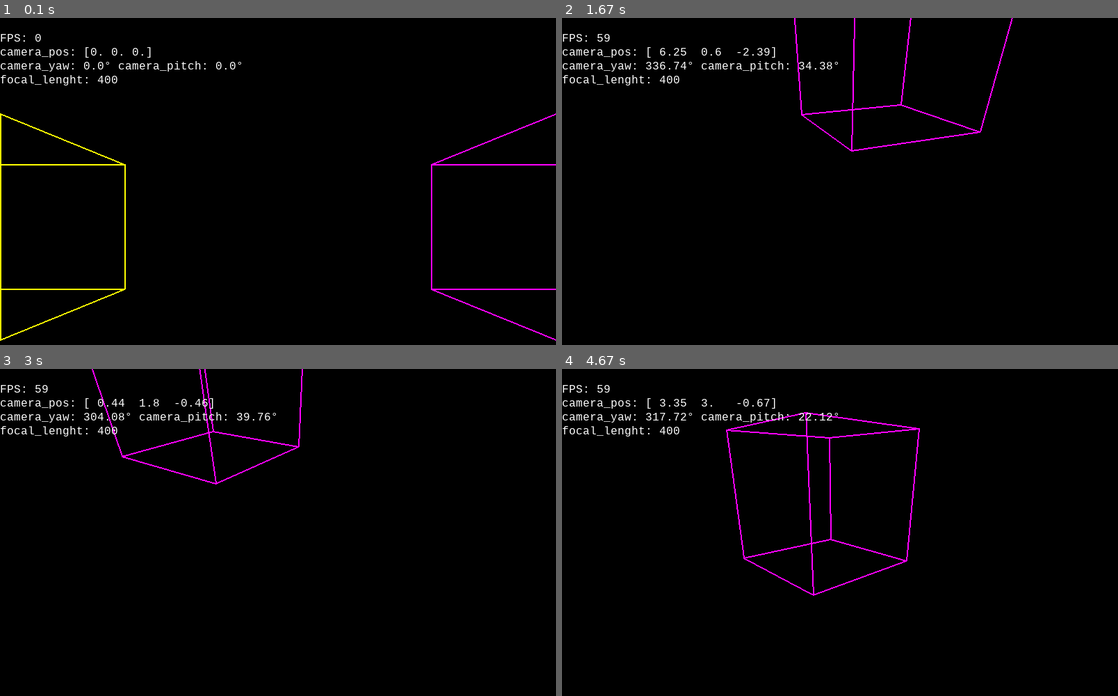
Above: before the commit, frames 1-4 (two rows, left to right).
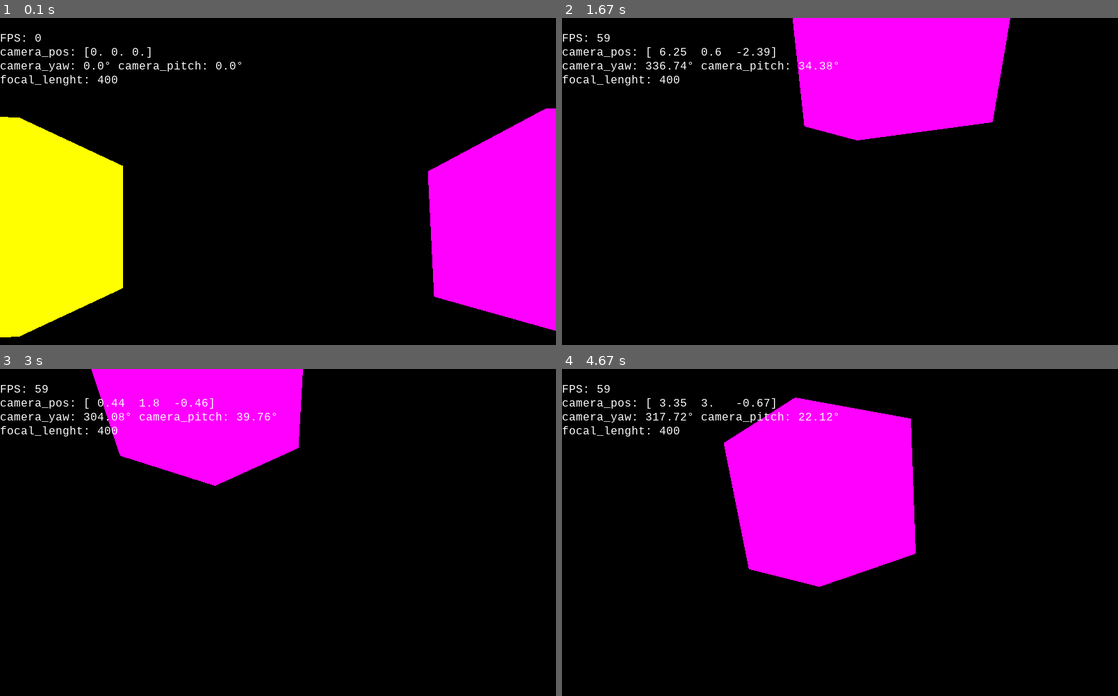
Above: after the commit, the same moments.

Repository: DoubleCitizen/pygame_3d_engine
Game: pygame game, started from main.py
The game is run twice, just before and just after one commit, with the same random seed, the same clock (stepped at 60 frames per second) and the same inputs.
Inputs (mouse positions are in pixels of both pictures, inside the frame that each line leads up to):
- Up to frame 1 (0.1 s): no input
- Up to frame 2 (1.67 s): hold D 0.33-0.8 s; move the mouse to (817, 246) at 0.37 s; hold W 0.83-1.13 s; move the mouse to (1017, 214) at 0.87 s; tap Space at 0.9, 1.23, 1.53 s; tap Shift at 0.98 s; hold D 1.17-1.63 s; move the mouse to (706, 230) at 1.2 s
- Up to frame 3 (3 s): hold A 1.67-2.2 s; move the mouse to (105, 516) at 1.7 s; tap Space at 1.73, 2.03, 2.3, 2.63, 2.93 s; hold S 2.23-2.53 s; move the mouse to (361, 431) at 2.27 s; tap Shift at 2.38 s; hold A 2.57-2.97 s; move the mouse to (344, 614) at 2.6 s
- Up to frame 4 (4.67 s): hold W 3-3.37 s; move the mouse to (851, 437) at 3.03 s; tap Space at 3.07, 3.47, 3.77, 4.13, 4.53 s; hold D 3.4-4.03 s; move the mouse to (639, 565) at 3.43 s; tap Shift at 3.55 s; hold S 4.07-4.43 s; move the mouse to (845, 620) at 4.1 s; hold A from 4.47 s (still down); move the mouse to (823, 506) at 4.5 s

The runs differ from the first frame. In frame 1, 24% of the frame differs, in the area x 0-100%, y 27-99%; in frame 2, 12%; in frame 3, 10%; in frame 4, 15%.

Commit message:
Add rotation functionality to Cube objects and update rendering for faces

Diff:
--- a/main.py
+++ b/main.py
@@ -182,7 +182,9 @@
     # POINTS_COORDS7 += camera_velocity
     # POINTS_COORDS8 += camera_velocity
     renderer_3d.draw_object(cube1, screen, FOCAL, camera_pos, camera_yaw, camera_pitch)
+    cube1.rotate_in(my_math.grad2rad(1))
     renderer_3d.draw_object(cube2, screen, FOCAL, camera_pos, camera_yaw, camera_pitch)
+    cube2.rotate_in(0, my_math.grad2rad(1))
 
     fps_text = f"FPS: {int(clock.get_fps())}"
     camera_pos_text = f"camera_pos: {np.round(camera_pos, 2)}"
--- a/objects/base_objects.py
+++ b/objects/base_objects.py
@@ -1,14 +1,23 @@
 import numpy as np
+import copy
 
 class BaseObjects3D:
     def __init__(self, color: np.ndarray):
         self._is_created = False
         self._color = color
         self._coords3d: list[np.ndarray] = []
+        self._coords3d_etalon: list[np.ndarray] = []
         self._edges: tuple[tuple] = ()
+        self._faces: tuple[tuple] = ()
+        self._yaw: float = 0
+        self._pitch: float = 0
+        self._center: float = 0
 
     def get_edges(self) -> tuple[tuple]:
         return self._edges
+
+    def get_faces(self) -> tuple[tuple]:
+        return self._faces
 
     def get_color(self) -> np.ndarray:
         return self._color
@@ -16,8 +25,37 @@
     def get_pos3d(self) -> tuple[np.ndarray]:
         if not self._is_created:
             self._create()
+            if not self._coords3d_etalon:
+                self._coords3d_etalon = copy.deepcopy(self._coords3d)
             self._is_created = True
         return self._coords3d
 
+    def set_rotate(self, yaw, pitch):
+        self._yaw = yaw
+        self._pitch = pitch
+        for i in range(len(self._coords3d_etalon)):
+            Pworld = self._coords3d_etalon[i]
+            Plocal = Pworld - self._center
+            X, Y, Z = Plocal
+            # Вращение влево-вправо
+            X_new = X * np.cos(yaw) - Z * np.sin(yaw)
+            Z_new = X * np.sin(yaw) + Z * np.cos(yaw)
+            X, Z = X_new, Z_new
+
+            # Вращение вверх-вниз
+            Y_new = Y * np.cos(pitch) - Z * np.sin(pitch)
+            Z_new = Y * np.sin(pitch) + Z * np.cos(pitch)
+            Y, Z = Y_new, Z_new
+
+            Pworld_new = np.array([X, Y, Z], dtype=float) + self._center
+
+            # self._coords3d[i] = np.array([X, Y, Z], dtype=float)
+            self._coords3d[i] = Pworld_new
+
+    def rotate_in(self, yaw: float = 0, pitch: float = 0):
+        self._yaw += yaw
+        self._pitch += pitch
+        self.set_rotate(self._yaw, self._pitch)
+
     def _create(self):
         pass
--- a/objects/cube.py
+++ b/objects/cube.py
@@ -23,5 +23,6 @@
             self._coords3d.append(np.array([+x0, +x0, +x0], dtype=float) + self._center)
 
             self._edges = ((0, 1), (1, 3), (3, 2), (0, 2), (4, 5), (5, 7), (7, 6), (4, 6), (0, 4), (1, 5), (2, 6), (3, 7))
+            self._faces = ((0, 1, 3, 2), (4, 5, 7, 6), (0, 4, 6, 2), (0, 1, 5, 4), (1, 5, 7, 3), (2, 3, 7, 6))
 
             self._is_created = True
--- a/pygame_ext/renderer_3d.py
+++ b/pygame_ext/renderer_3d.py
@@ -15,3 +15,6 @@
         for edge in obj.get_edges():
             if points2d_coords[edge[0]] is not None and points2d_coords[edge[1]] is not None:
                 pygame.draw.line(screen, obj.get_color(), points2d_coords[edge[0]], points2d_coords[edge[1]], 2)
+        for face in obj.get_faces():
+            if points2d_coords[face[0]] is not None and points2d_coords[face[1]] is not None and points2d_coords[face[2]] is not None and points2d_coords[face[3]] is not None:
+                pygame.draw.polygon(screen, obj.get_color(), [points2d_coords[face[0]], points2d_coords[face[1]], points2d_coords[face[2]], points2d_coords[face[3]]])
